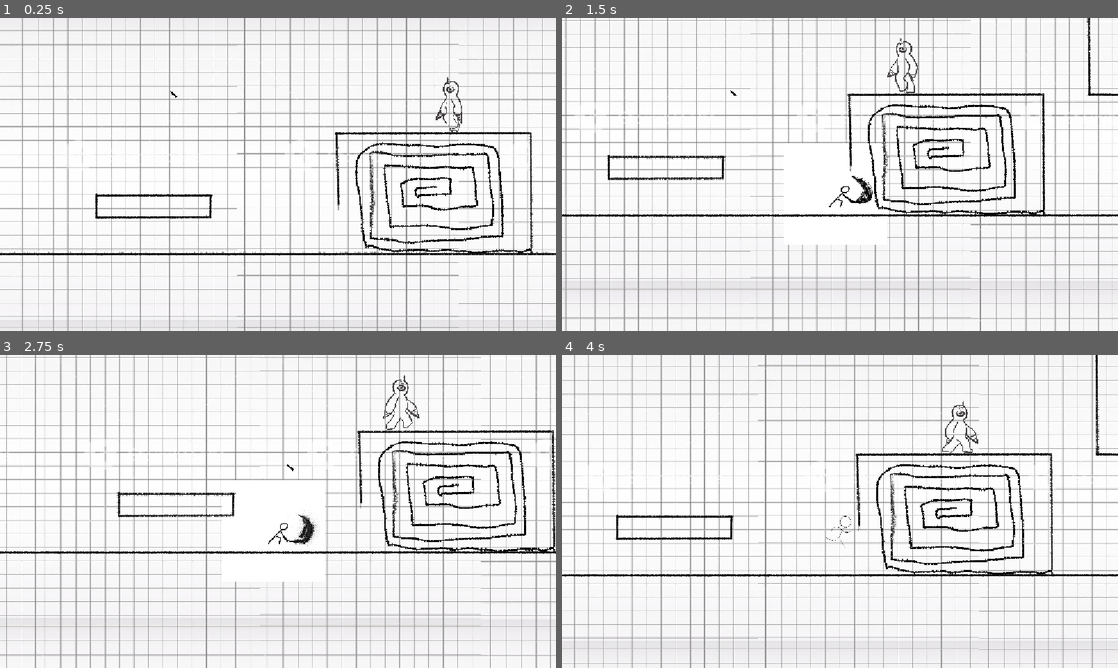
Above: before the commit, frames 1-4 (two rows, left to right).
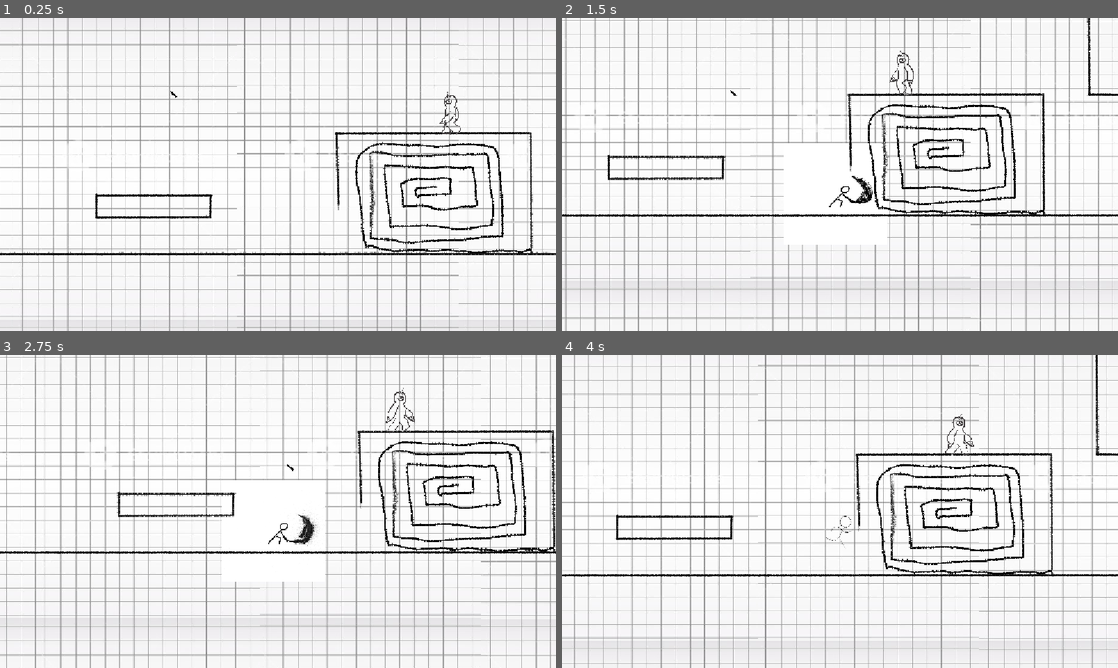
Above: after the commit, the same moments.

Repository: mortex1111/zavrsni
Game: Godot game, scene res://temp/temp_map.tscn
The game is run twice, just before and just after one commit, with the same random seed, the same clock (stepped at 60 frames per second) and the same inputs.
Inputs (mouse positions are in pixels of both pictures, inside the frame that each line leads up to):
- Up to frame 1 (0.25 s): no input
- Up to frame 2 (1.5 s): tap Enter (ui_accept) at 0.5, 0.77 s; move the mouse to (962, 158) at 0.52 s; press the mouse at (962, 158) at 0.53 s; hold Right (ui_right) from 0.53 s (still down); move the mouse to (728, 190) at 1.27 s; release the mouse at (728, 190) at 1.28 s; click (728, 190) at 1.35 s
- Up to frame 3 (2.75 s): tap Enter (ui_accept) at 1.52 s; move the mouse to (333, 442) at 2.02 s; release Right (ui_right) at 2.03 s; press the mouse at (333, 442) at 2.03 s; hold Left (ui_left) from 2.03 s (still down)
- Up to frame 4 (4 s): move the mouse to (812, 574) at 2.77 s; release Left (ui_left) at 2.78 s; release the mouse at (812, 574) at 2.78 s; hold Right (ui_right) from 2.78 s (still down); click (812, 574) at 2.85 s; tap Enter (ui_accept) at 3.02, 3.77 s; move the mouse to (1006, 558) at 3.52 s; press the mouse at (1006, 558) at 3.53 s

The runs differ from the first frame. In frame 1, 0.3% of the frame differs, in the area x 78-84%, y 18-38%; in frame 2, 0.3%; in frame 3, 0.3%; in frame 4, 0.3%, in the area x 68-75%, y 14-32%.

Commit message:
att hitbox

Diff:
--- a/player/player.gd
+++ b/player/player.gd
@@ -4,7 +4,7 @@
 
 @onready var lgrab: RayCast2D = $Lgrab
 @onready var check_up: RayCast2D = $Lgrab/CheckUp
-
+@export var HP: int = 3
 @export var accel: float = 0.8
 @export var speed: float = 600.0
 @export var jump_velocity: float = -1100.0
--- a/temp/mini_kiklop.gd
+++ b/temp/mini_kiklop.gd
@@ -20,14 +20,16 @@
 		attacking = true
 	else:
 		attacking = false
-	if abs($"../Player".global_position - global_position) > abs(($"../Player".global_position - global_position).normalized() * 700):
-		$RayCast2D.target_position = ($"../Player".global_position - global_position).normalized() * 700 + Vector2(0, 100)
-		$RayCast2D2.target_position = ($"../Player".global_position - global_position).normalized() * 700 + Vector2(0, 100)
+	if abs($"../Player".global_position - global_position) > abs(($"../Player".global_position - global_position).normalized() * 500):
+		$RayCast2D.target_position = ($"../Player".global_position - global_position).normalized() * 500 + Vector2(0, 100)
+		$RayCast2D2.target_position = ($"../Player".global_position - global_position).normalized() * 500 + Vector2(0, 100)
 	else:
 		$RayCast2D.target_position = ($"../Player".global_position - global_position) + Vector2(0, 100)
 		$RayCast2D2.target_position = ($"../Player".global_position - global_position) + Vector2(0, 100)
 
 func move():
+	$Attack/right.disabled = true
+	$Attack/left.disabled = true
 	tempAttacking = false
 	$AnimatedSprite2D.play("default")
 	if dir == -1:
@@ -48,10 +50,14 @@
 			dir = -1
 	$AnimatedSprite2D.play("attack")
 	if dir == -1:
+		$Attack/right.disabled = true
+		$Attack/left.disabled = false
 		$AnimatedSprite2D.flip_h = true
 		$AnimatedSprite2D.offset.x = 25
 		velocity.x = -speed * 2
 	else:
+		$Attack/right.disabled = false
+		$Attack/left.disabled = true
 		$AnimatedSprite2D.flip_h = false
 		$AnimatedSprite2D.offset.x = 0
 		velocity.x = speed * 2
--- a/temp/temp_map.tscn
+++ b/temp/temp_map.tscn
@@ -460,13 +460,16 @@
 }]
 
 [sub_resource type="RectangleShape2D" id="RectangleShape2D_5oev5"]
-size = Vector2(120, 225)
+size = Vector2(120, 173)
 
 [sub_resource type="RectangleShape2D" id="RectangleShape2D_u8ib0"]
-size = Vector2(15, 225)
+size = Vector2(15, 179.5)
 
 [sub_resource type="RectangleShape2D" id="RectangleShape2D_fbyx8"]
 size = Vector2(15, 36.5)
+
+[sub_resource type="RectangleShape2D" id="RectangleShape2D_4ujb2"]
+size = Vector2(161.875, 115)
 
 [sub_resource type="RectangleShape2D" id="RectangleShape2D_diaxa"]
 size = Vector2(474, 91.5)
@@ -851,24 +854,24 @@
 script = ExtResource("21_u8ib0")
 
 [node name="AnimatedSprite2D" type="AnimatedSprite2D" parent="miniKiklop"]
+scale = Vector2(0.8, 0.8)
 sprite_frames = SubResource("SpriteFrames_ufqis")
-animation = &"attack"
-frame_progress = 0.24578288
+frame_progress = 0.29269934
 offset = Vector2(25, 0)
 flip_h = true
 
 [node name="body" type="CollisionShape2D" parent="miniKiklop"]
-position = Vector2(9, -0.5)
+position = Vector2(9, -3.5)
 shape = SubResource("RectangleShape2D_5oev5")
 
 [node name="Turn" type="Area2D" parent="miniKiklop"]
 
 [node name="CollisionShape2D" type="CollisionShape2D" parent="miniKiklop/Turn"]
-position = Vector2(-68, -3)
+position = Vector2(-70, -20)
 shape = SubResource("RectangleShape2D_u8ib0")
 
 [node name="CollisionShape2D2" type="CollisionShape2D" parent="miniKiklop/Turn"]
-position = Vector2(87, -4)
+position = Vector2(89, -16)
 shape = SubResource("RectangleShape2D_u8ib0")
 
 [node name="Turn2" type="Area2D" parent="miniKiklop"]
@@ -892,6 +895,18 @@
 position = Vector2(10, -72)
 target_position = Vector2(-282, 16)
 collision_mask = 128
+
+[node name="Attack" type="Area2D" parent="miniKiklop"]
+
+[node name="left" type="CollisionShape2D" parent="miniKiklop/Attack"]
+position = Vector2(-71.875, 6.5)
+shape = SubResource("RectangleShape2D_4ujb2")
+disabled = true
+
+[node name="right" type="CollisionShape2D" parent="miniKiklop/Attack"]
+position = Vector2(83.0625, 7)
+shape = SubResource("RectangleShape2D_4ujb2")
+disabled = true
 
 [node name="map" type="StaticBody2D" parent="."]
 collision_layer = 17
Not shown: 1 places in temp/temp_map.tscn that only renumber resources
